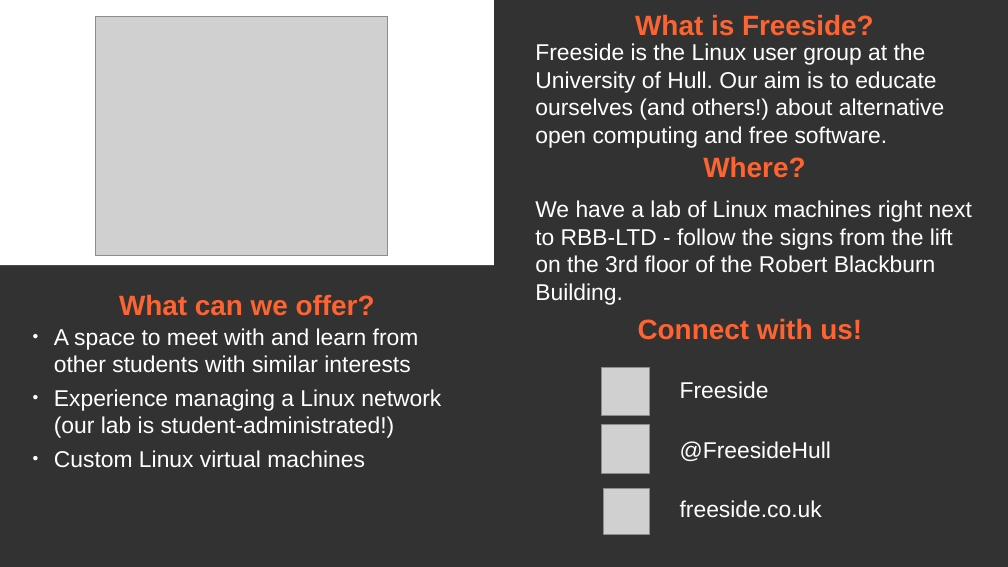
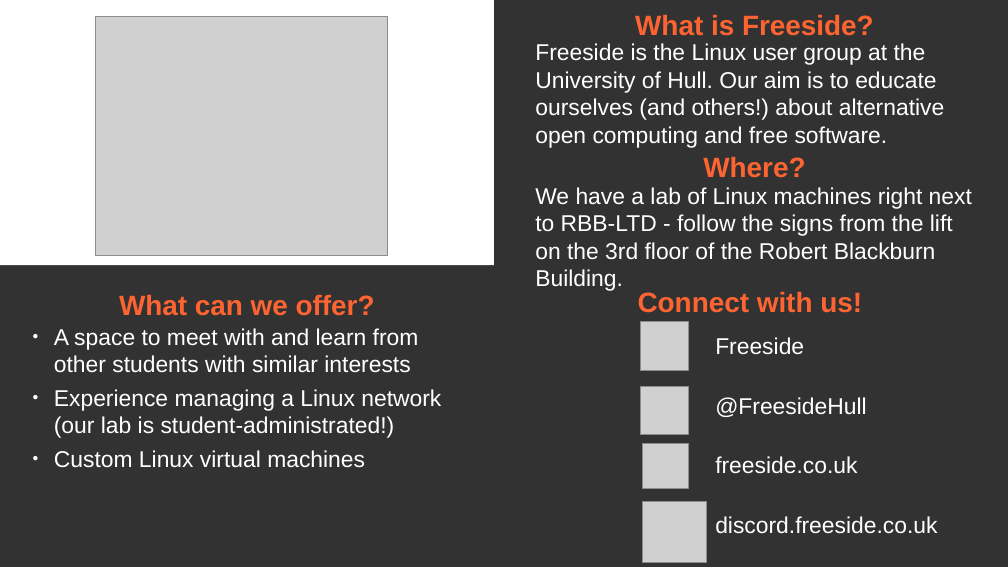
Before and after one commit to FreesideHull/Branding, a slide deck: slide 1 of Materials/Display Slide.odp. Drawn at 1008x567 pixels with LibreOffice and Linux fonts; fonts in the diff are those of the drawing; grey boxes stand for pictures. Boxes give left, top, right and bottom in pixels: in the first picture for what was removed or moved away, otherwise in the second. Text is boxed around its words. In the diff, an @@ line names an element or a change of style, - is before the commit and + after.

Commit message:
Add discord link to slide

```diff
--- a/Materials/Display Slide.odp
+++ b/Materials/Display Slide.odp
@@ text "We have a lab of ...": place and size @@
-text "We have a lab of ..." at <box>535,200,972,305</box>
+text "We have a lab of ..." at <box>535,187,972,291</box>
@@ text "Connect with us!": place and size @@
-text "Connect with us!" at <box>638,318,862,340</box>
+text "Connect with us!" at <box>638,291,862,313</box>
@@ table at <box>556,316,977,555</box> @@
+row 4:  | discord.freeside.co.uk
@@ table: place and size @@
-table at <box>576,361,982,540</box>
+table at <box>556,316,977,555</box>
@@ picture: place and size @@
-picture at <box>601,368,649,416</box>
+picture at <box>640,322,689,370</box>
@@ picture: place and size @@
-picture at <box>601,425,649,474</box>
+picture at <box>640,386,689,434</box>
@@ picture: place and size @@
-picture at <box>604,489,649,535</box>
+picture at <box>643,444,689,489</box>
@@ picture added at <box>643,501,707,563</box> @@
```
